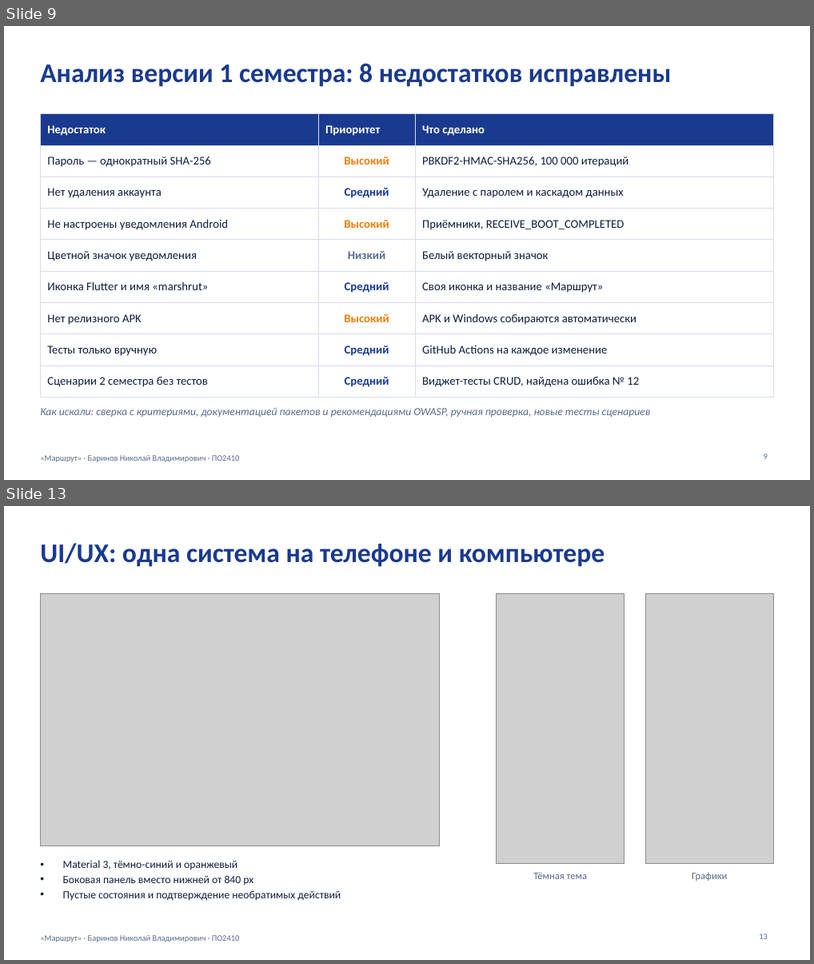
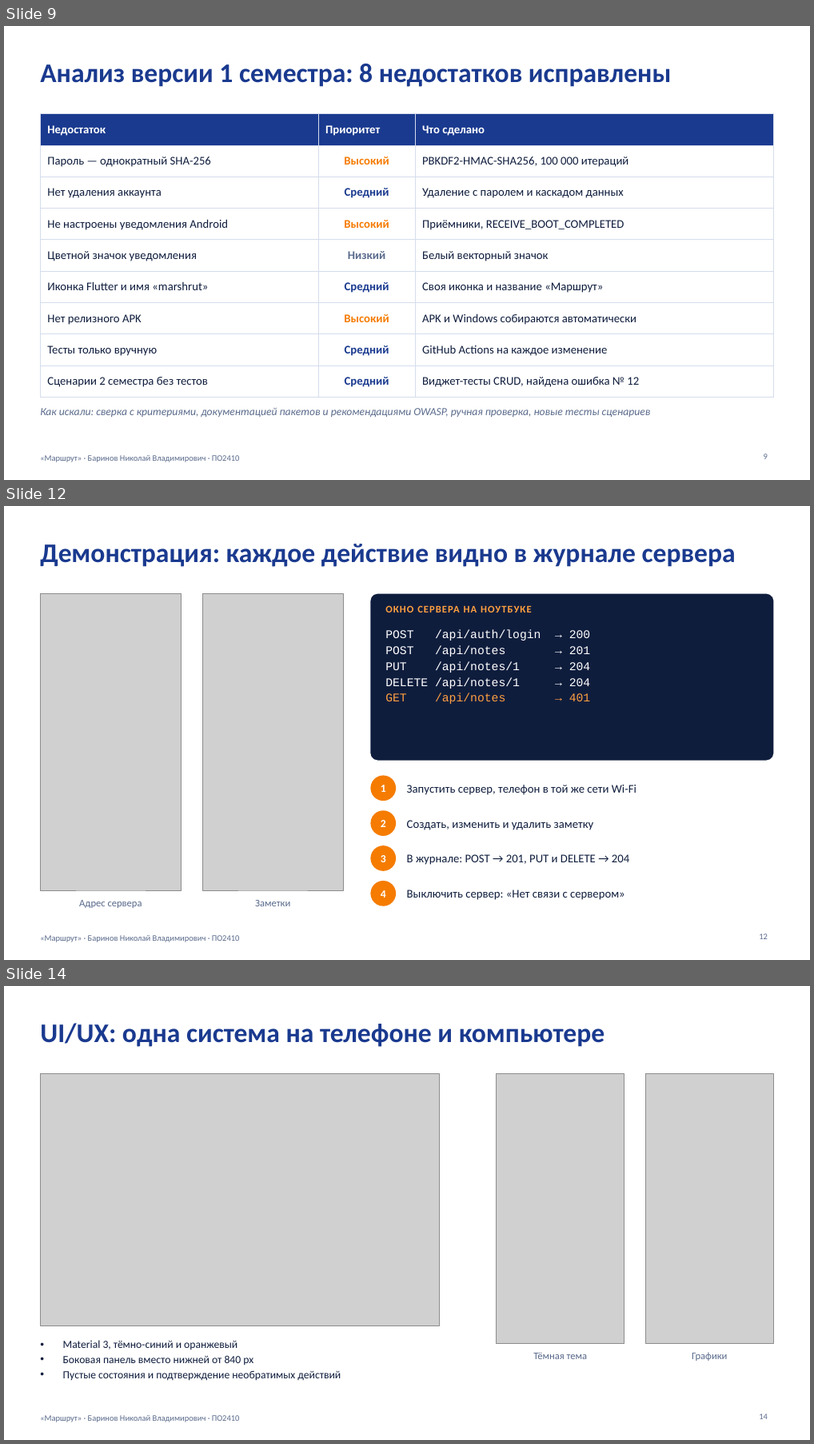
Before and after one commit to Barin5550/3_KURS_DIPLOMKA_BOBR_S, a slide deck: docs/presentation/Маршрут_итоговая_защита.pptx. Shown one above the other, each under a label of ours: slides 9 and 13 before the commit, slides 9, 12 and 14 after it; the slides between them are not shown. The pictures are 814x964 and 814x1444 pixels, drawn with LibreOffice and Linux fonts; fonts in the diff are those of the drawing; grey boxes stand for pictures. Boxes give left, top, right and bottom in pixels: in the first picture for what was removed or moved away, otherwise in the second. Text is boxed around its words. In the diff, an @@ line names an element or a change of style, - is before the commit and + after.

```diff
--- a/docs/presentation/Маршрут_итоговая_защита.pptx
+++ b/docs/presentation/Маршрут_итоговая_защита.pptx
@@ slide 12 added at (x1=4, y1=506, x2=810, y2=960), background #FFFFFF; not listed: 1 template element that a slide beside it also shows @@
@@ title added at (x1=40, y1=544, x2=736, y2=567), 32 pt, text #1A3A8F, bold @@
+Демонстрация: каждое действие видно в журнале сервера
@@ picture added at (x1=40, y1=594, x2=182, y2=890) @@
@@ picture added at (x1=202, y1=594, x2=343, y2=890) @@
@@ rounded rectangle added at (x1=370, y1=594, x2=774, y2=760), fill #0F1D3D @@
@@ text added at (x1=386, y1=605, x2=531, y2=612), 12 pt, text #FFA040, bold @@
+ОКНО СЕРВЕРА НА НОУТБУКЕ
@@ text added at (x1=386, y1=630, x2=590, y2=704), 14 pt, text #FFFFFF @@
+POST /api/auth/login → 200
+POST /api/notes → 201
+PUT /api/notes/1 → 204
+DELETE /api/notes/1 → 204
+GET /api/notes → 401
@@ ellipse added at (x1=370, y1=776, x2=396, y2=800), fill #F57C00, 13 pt, text #FFFFFF, bold @@
+1
@@ text added at (x1=407, y1=784, x2=637, y2=795), 14 pt, text #0F1D3D @@
+Запустить сервер, телефон в той же сети Wi-Fi
@@ ellipse added at (x1=370, y1=810, x2=396, y2=836), fill #F57C00, 13 pt, text #FFFFFF, bold @@
+2
@@ text added at (x1=407, y1=820, x2=594, y2=830), 14 pt, text #0F1D3D @@
+Создать, изменить и удалить заметку
@@ ellipse added at (x1=370, y1=845, x2=396, y2=871), fill #F57C00, 13 pt, text #FFFFFF, bold @@
+3
@@ text added at (x1=407, y1=854, x2=630, y2=864), 14 pt, text #0F1D3D @@
+В журнале: POST → 201, PUT и DELETE → 204
@@ ellipse added at (x1=370, y1=880, x2=396, y2=906), fill #F57C00, 13 pt, text #FFFFFF, bold @@
+4
@@ text added at (x1=407, y1=889, x2=626, y2=900), 14 pt, text #0F1D3D @@
+Выключить сервер: «Нет связи с сервером»
@@ text added at (x1=79, y1=900, x2=142, y2=908), 12 pt, text #5A6B8C @@
+Адрес сервера
@@ text added at (x1=255, y1=900, x2=290, y2=906), 12 pt, text #5A6B8C @@
+Заметки
@@ page number added at (x1=759, y1=933, x2=768, y2=939), 10 pt, text #5A6B8C @@
+12
@@ what was slide 13 is now slide 14 @@
@@ page number at (x1=759, y1=1413, x2=768, y2=1419): text changed @@
-13
+14
```
Also in this commit, not shown: 6 slides changed, 2 other slides added, 2 slides removed, 5 other files.
